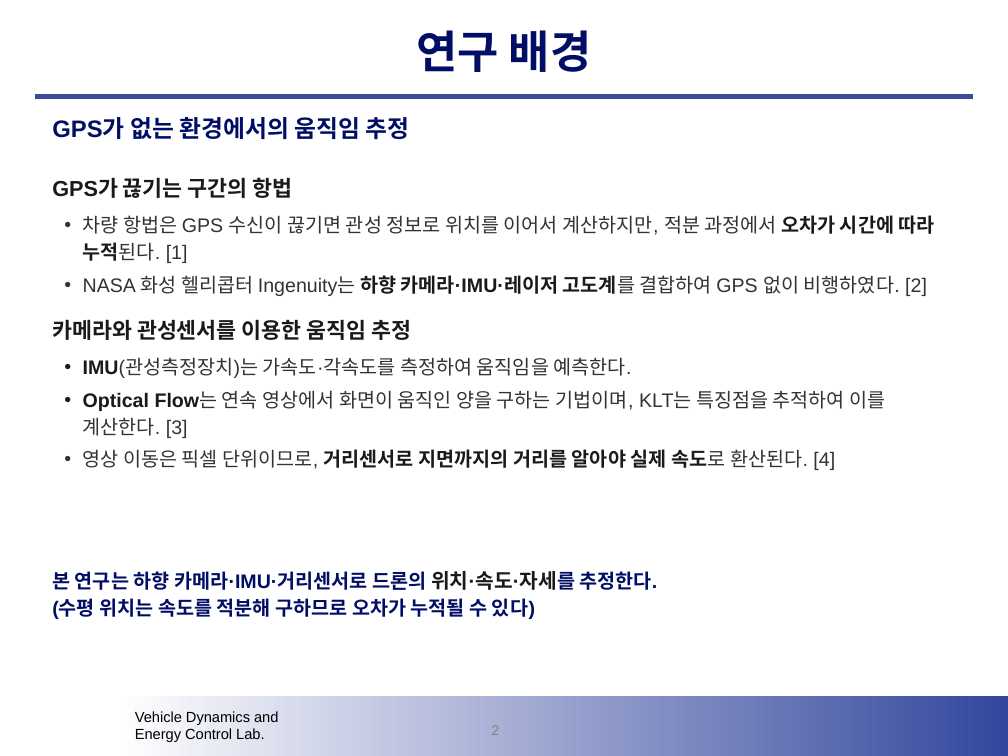
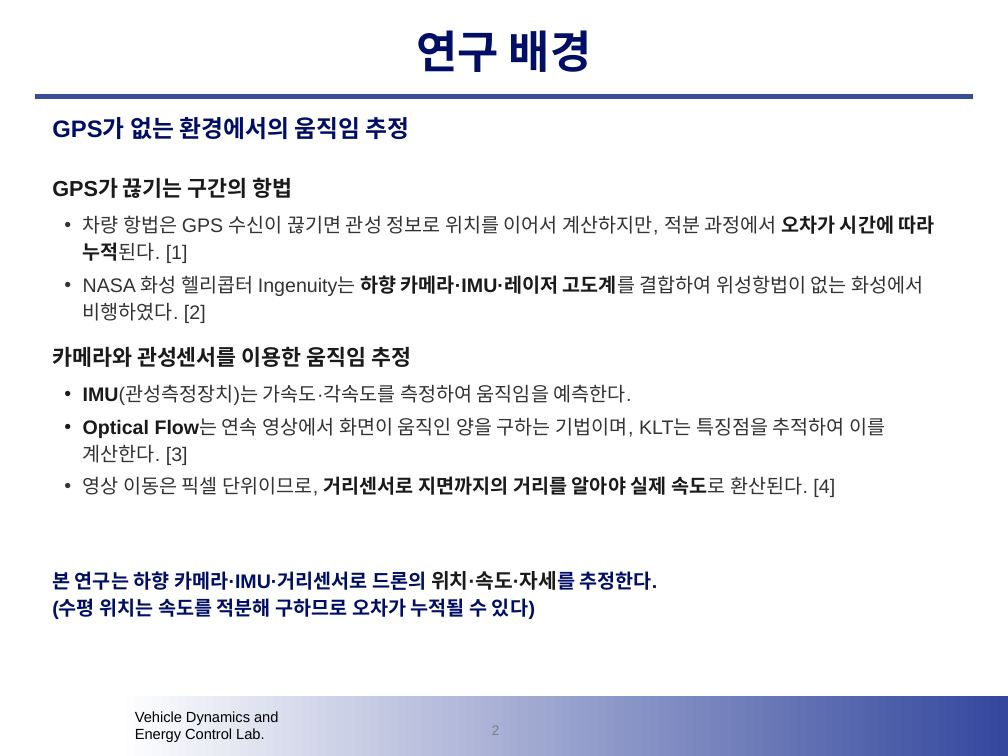
Before and after one commit to pch604/chan604, a slide deck: slide 2 of 학생자율연구II_연구계획발표/v10_논문요약형/학생자율연구II_연구계획발표_v10.pptx. Drawn at 1008x756 pixels with LibreOffice and Linux fonts; fonts in the diff are those of the drawing; background and template pictures are left out. Boxes give left, top, right and bottom in pixels: in the first picture for what was removed or moved away, otherwise in the second. Text is boxed around its words. In the diff, an @@ line names an element or a change of style, - is before the commit and + after.

```diff
--- a/학생자율연구II_연구계획발표/v10_논문요약형/학생자율연구II_연구계획발표_v10.pptx
+++ b/학생자율연구II_연구계획발표/v10_논문요약형/학생자율연구II_연구계획발표_v10.pptx
@@ text at <box>83,275,923,323</box>: text changed @@
-• NASA 화성 헬리콥터 Ingenuity는 하향 카메라·IMU·레이저 고도계를 결합하여 GPS 없이 비행하였다. [2]
+• NASA 화성 헬리콥터 Ingenuity는 하향 카메라·IMU·레이저 고도계를 결합하여 위성항법이 없는 화성에서 비행하였다. [2]
```
Also in this commit, not shown: 2 other slides changed, 4 other files.
